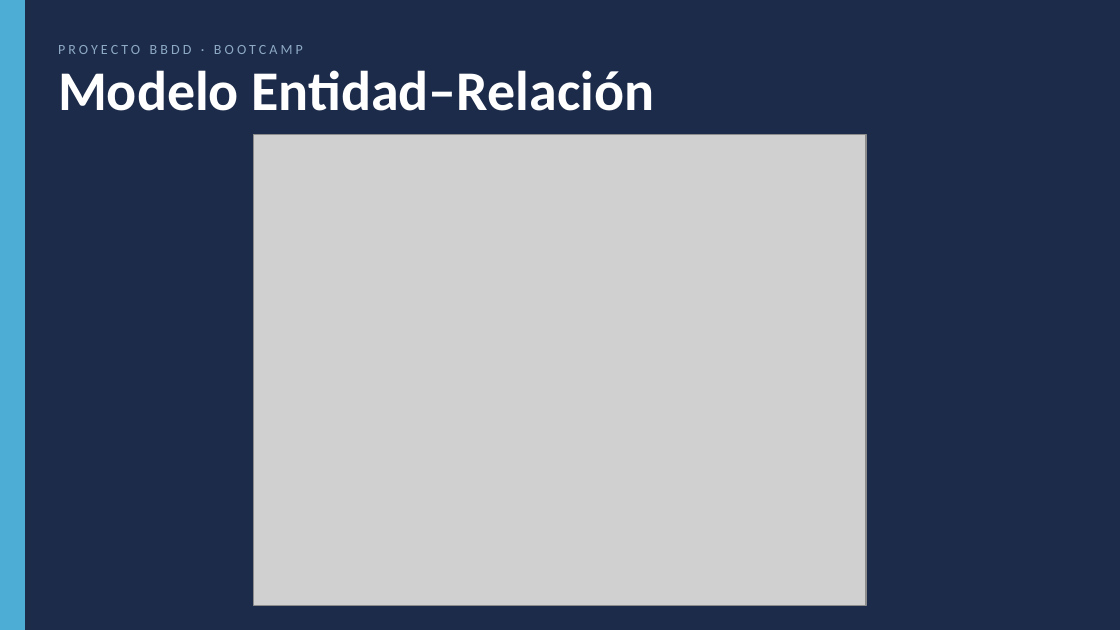
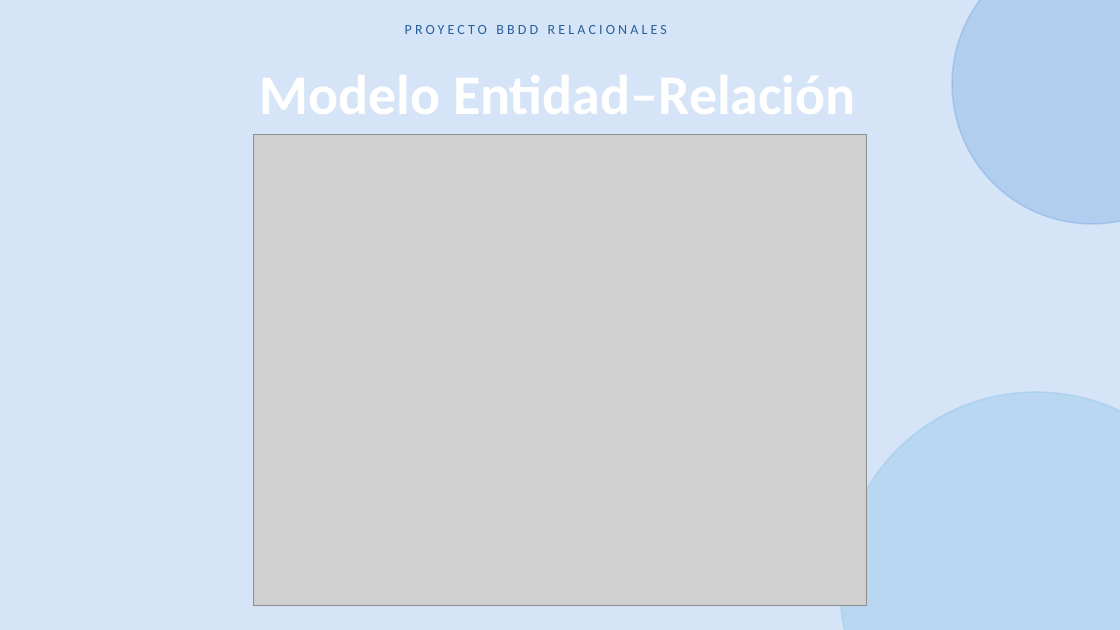
Before and after one commit to RobertoCantero82/base_datos_relacional_escuela, a slide deck: slide 2 of presentacion/proyecto_bbdd.pptx. Drawn at 1120x630 pixels with LibreOffice and Linux fonts; fonts in the diff are those of the drawing; grey boxes stand for pictures. Boxes give left, top, right and bottom in pixels: in the first picture for what was removed or moved away, otherwise in the second. Text is boxed around its words. In the diff, an @@ line names an element or a change of style, - is before the commit and + after.

```diff
--- a/presentacion/proyecto_bbdd.pptx
+++ b/presentacion/proyecto_bbdd.pptx
@@ background #1C2B4A to #D6E4F7 @@
@@ rectangle removed at [0, 0, 25, 629] @@
@@ text at [405, 25, 667, 34]: text changed; text colour #8DA9C4 to #2A6099 @@
-PROYECTO BBDD · BOOTCAMP
+PROYECTO BBDD RELACIONALES
@@ ellipse added at [952, 0, 1120, 224], fill #4A90D9 at 25% opacity, outline #4A90D9 1 pt @@
@@ text removed at [58, 70, 655, 111] @@
-Modelo Entidad–Relación
@@ ellipse added at [840, 392, 1120, 630], fill #7BBCE8 at 30% opacity, outline #7BBCE8 1 pt @@
```
Also in this commit, not shown: 3 other slides changed, 1 slide added, 1 slide removed, 3 other files.
